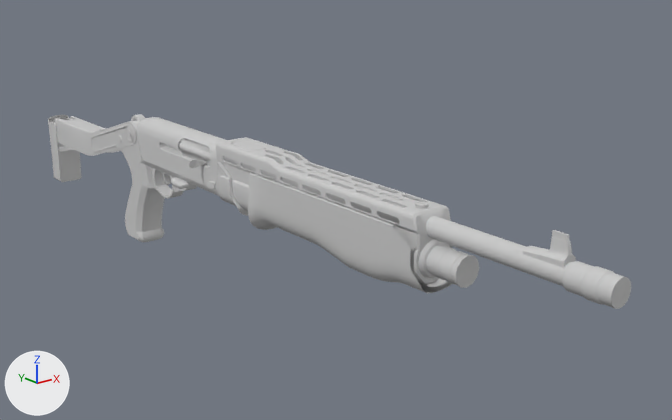
Two versions of the FBX model FPS/Assets/Resources/SPAS 12.FBX, one commit apart.
One viewpoint serves both versions: a 50 mm camera at (-1.27, -3.27, 0.87) aimed at (0.2, -1.43, 0.13). Lighting does not change. The marker at lower left points along +X, +Y and +Z. Where no turn or scale is listed for an object, it has been applied to the vertices.

The first picture shows 'EJECTIONPORT', 'Mesh_0010', 'POMPEH'.
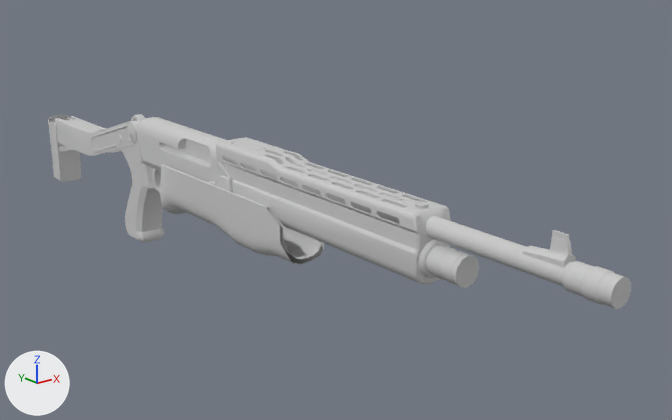
The newer file is also turned or shifted as a whole; pictures and numbers use the older file's frame.

Pixel boxes (x1, y1, x2, y2) of what changed, in the pictures (672 x 420 px):
'POMPEH', moved: before (248, 173, 452, 293); after (160, 164, 324, 264)
'EJECTIONPORT', moved (not visible afterwards): before (179, 139, 211, 168)

Diff of the bpy script that builds the scene:
```diff
--- a/FPS/Assets/Resources/SPAS 12.FBX.py
+++ b/FPS/Assets/Resources/SPAS 12.FBX.py
@@ ob_pompeh @@
 ob_pompeh = bpy.data.objects.new('POMPEH', me_mesh_003)
-ob_pompeh.location = (0.0, -1.715, 0.196)
+ob_pompeh.location = (0.0, -1.264, 0.126)
@@ ob_ejectionport @@
 ob_ejectionport = bpy.data.objects.new('EJECTIONPORT', me_mesh_001)
-ob_ejectionport.location = (-0.054, -1.125, 0.264)
+ob_ejectionport.location = (0.0, -1.264, 0.126)
```
